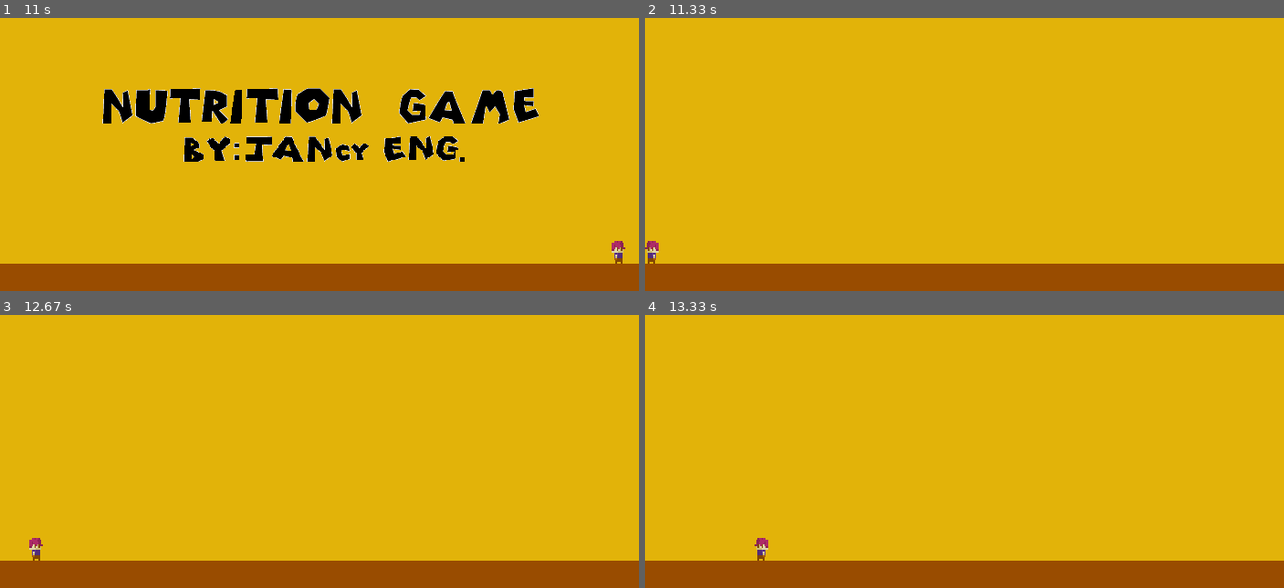
Above: before the commit, frames 1-4 (two rows, left to right).
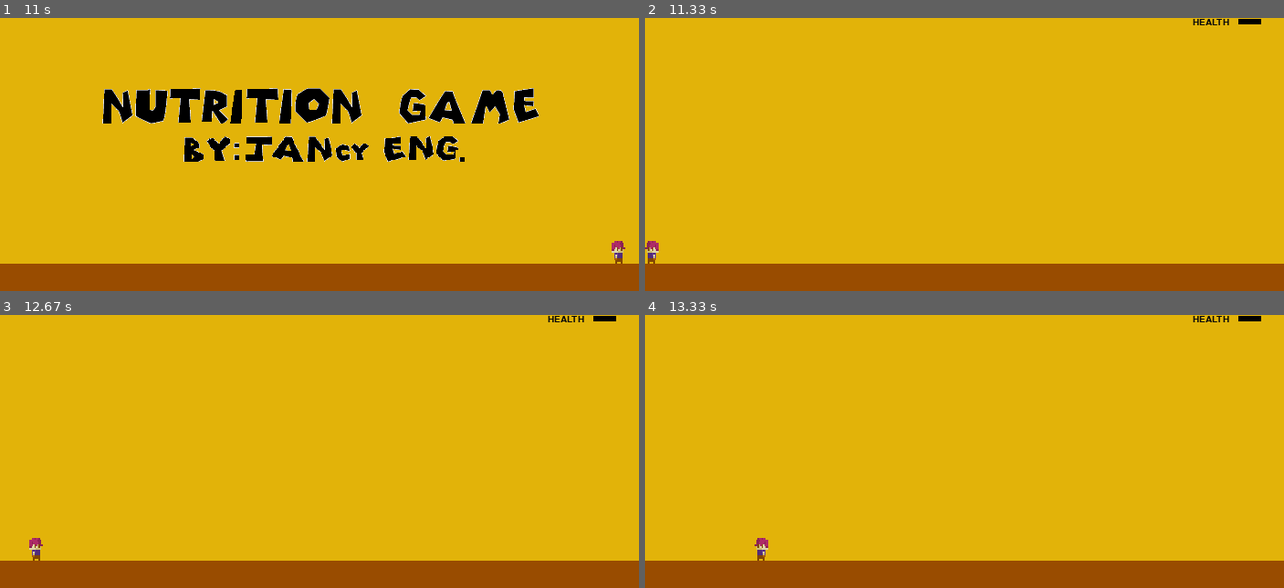
Above: after the commit, the same moments.

Repository: jcc5225/NutritionGame
Game: pygame game, started from game.py
The game is run twice, just before and just after one commit, with the same random seed, the same clock (stepped at 60 frames per second) and the same inputs.
Inputs:
- Up to frame 1 (11 s): hold Up 0.33-0.8 s; hold Right 0.83-1.47 s; hold Left 1.5-1.97 s; hold Right 2-2.47 s; hold Up 2.5-2.8 s; hold Right 2.83-3.3 s; hold Left 3.33-3.87 s; hold Left 3.9-4.3 s; hold Up 4.33-4.7 s; hold Right 4.73-5.37 s; hold Left 5.4-5.87 s; hold Right 5.9-6.37 s; hold Up 6.4-6.7 s; hold Right 6.73-7.2 s; hold Left 7.23-7.77 s; hold Left 7.8-8.2 s; hold Up 8.23-8.6 s; hold Right 8.63-9.27 s; hold Left 9.3-9.77 s; hold Right 9.8-10.27 s; hold Up 10.3-10.6 s; hold Right from 10.63 s (still down)
- Up to frame 2 (11.33 s): release Right at 11.1 s; hold Left from 11.13 s (still down)
- Up to frame 3 (12.67 s): release Left at 11.67 s; hold Right from 12.53 s (still down)
- Up to frame 4 (13.33 s): release Right at 13.17 s; hold Left from 13.2 s (still down)

Frame 1 is identical in both runs. In frame 2, 0.2% of the frame differs, in the area x 85-97%, y 0-3%; in frame 3, 0.2%; in frame 4, 0.2%.

Commit message:
added health

Diff:
--- a/game.py
+++ b/game.py
@@ -22,6 +22,7 @@
 def main():
     pygame.init()
 
+    obesityLevel = 5
     flagger = 30
     flag2 = 0
 
@@ -37,6 +38,9 @@
     subtitle = pygame.image.load('images/Subtitle.png')
 
     all_sprites_list = pygame.sprite.Group()
+
+    font = pygame.font.Font(None, 15)
+    text = font.render("HEALTH", 1, (10, 10, 10))
 
     player = Player(15, 25)
     player.rect.x = WIDTH/2
@@ -126,7 +130,12 @@
 
 
         screen.fill(MCYELLOW)
-        pygame.draw.rect(screen, BROWN, [0, 270, WIDTH, 270],0)
+
+
+        screen.blit(text, (WIDTH - 100,0))
+        pygame.draw.rect(screen, BLACK, [WIDTH - 50, 1, obesityLevel*5, 6])
+
+        pygame.draw.rect(screen, BROWN, [0, 270, WIDTH, 30],0)
         all_sprites_list.update()
         all_sprites_list.draw(screen)
         pygame.display.flip()
--- a/sprite.py
+++ b/sprite.py
@@ -48,7 +48,7 @@
         self.image.set_colorkey(WHITE)
 
         # Draw the car (a rectangle!)
-        self.image = pygame.image.load("chickenSmall.png").convert_alpha()
+        self.image = pygame.image.load("images/chickenSmall.png").convert_alpha()
 
         self.rect = self.image.get_rect()
 
@@ -64,7 +64,7 @@
         self.image.fill(MCYELLOW)
         self.image.set_colorkey(MCYELLOW)
 
-        self.image = pygame.image.load("FriesSprite.png").convert_alpha()
+        self.image = pygame.image.load("images/FriesSprite.png").convert_alpha()
 
         self.rect = self.image.get_rect()
 
